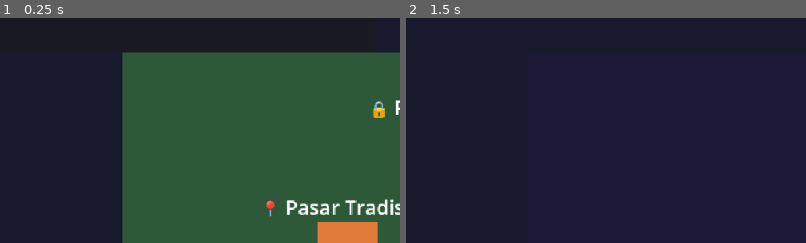
Above: before the commit, frames 1-2 (left to right).
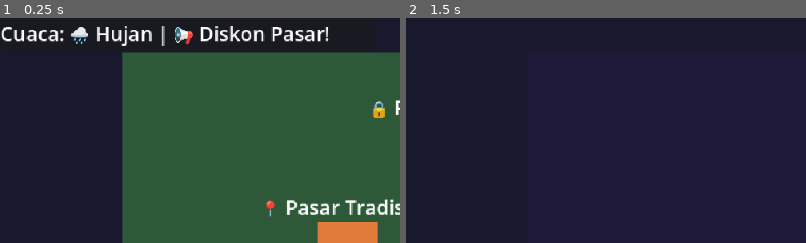
Above: after the commit, the same moments.

Repository: Grace488/Waroeng-Game
Game: Godot game, scene res://scenes/main.tscn
Same seed, same stepped clock (60 frames per second), same inputs: the game is played once before the commit and once after it.
Inputs:
- Up to frame 1 (0.25 s): no input
- Up to frame 2 (1.5 s): click "🏪 Buka Warung" at 0.5 s; click "🔒 Tutup Warung" at 1.25 s
The pictures show only the part of the screen within x 0-50%, y 15-65%; the shares and areas given below are measured in that part.

The runs differ from the first frame. In frame 1, 2.6% of the frame differs, in the area x 0-83%, y 3-13%; in frame 2, nothing differs.
Error before the commit: Invalid access to property or key 'event_aktif' on a base object of type 'Node (event_manager.gd)'. (res://scenes/world_map/world_map.gd:122)

Commit message:
Fix error event_aktif dan beberapa warning GDScript

Diff:
--- a/scenes/stall/stall.gd
+++ b/scenes/stall/stall.gd
@@ -73,7 +73,7 @@
 
 func _on_timer_warung_tick() -> void:
 	waktu_warung_sisa -= 1.0
-	var menit: int = int(waktu_warung_sisa) / 60
+	var menit: int = floori(waktu_warung_sisa / 60.0)
 	var detik: int = int(waktu_warung_sisa) % 60
 	label_timer.text = "⏰ %d:%02d" % [menit, detik]
 
--- a/scenes/ui/hud.gd
+++ b/scenes/ui/hud.gd
@@ -49,7 +49,7 @@
 	label_cuaca.text = emoji + " " + cuaca.capitalize()
 
 
-func _on_slot_waktu_berubah(sisa: int) -> void:
+func _on_slot_waktu_berubah(_sisa: int) -> void:
 	label_waktu.text = "⏰ " + GameData.nama_slot_waktu()
 
 
--- a/scenes/world_map/location.gd
+++ b/scenes/world_map/location.gd
@@ -168,7 +168,7 @@
 
 
 # --- Mini-game tawar-menawar ---
-func _mulai_tawar(id_bahan: String, harga_dasar: int, harga_normal: int, nama: String) -> void:
+func _mulai_tawar(id_bahan: String, _harga_dasar: int, harga_normal: int, nama: String) -> void:
 	# Buat popup tawar-menawar sederhana
 	# Marker bergerak dari kiri ke kanan, tekan tombol saat di zona hijau
 	var popup := PanelContainer.new()
--- a/scenes/world_map/world_map.gd
+++ b/scenes/world_map/world_map.gd
@@ -119,8 +119,8 @@
 	elif GameData.cuaca == "berangin": nama_cuaca = "💨 Berangin"
 
 	var teks_event: String = "Cuaca: " + nama_cuaca
-	if EventManager.event_aktif != "":
-		teks_event += " | 📢 " + EventManager.nama_event
+	if not EventManager.event_hari_ini.is_empty():
+		teks_event += " | 📢 " + str(EventManager.event_hari_ini.get("nama", ""))
 	label_event.text = teks_event
 
 
